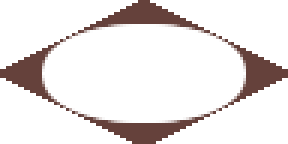
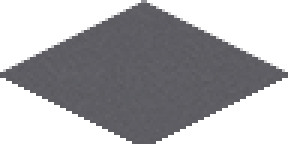
The second 288px x 144px image is a revision of the first. Changes to its layers:
added layer "Asphalt" above "Dirt" over [0, 0, 288, 144]
renamed "Merged Tile" to "Dirt", hid it over [0, 0, 288, 144]
renamed "Layer 7" to "Grass", hid it over [0, 0, 288, 144]
added group "Masks" with 19 layers above "TileGrass copy" over [0, 0, 288, 144]
hid group "Corner Mask" (8 layers), moved it into group "Masks" over [0, 0, 288, 144]
showed "Tile Mask", moved it into group "Masks" over [0, 0, 288, 144]
